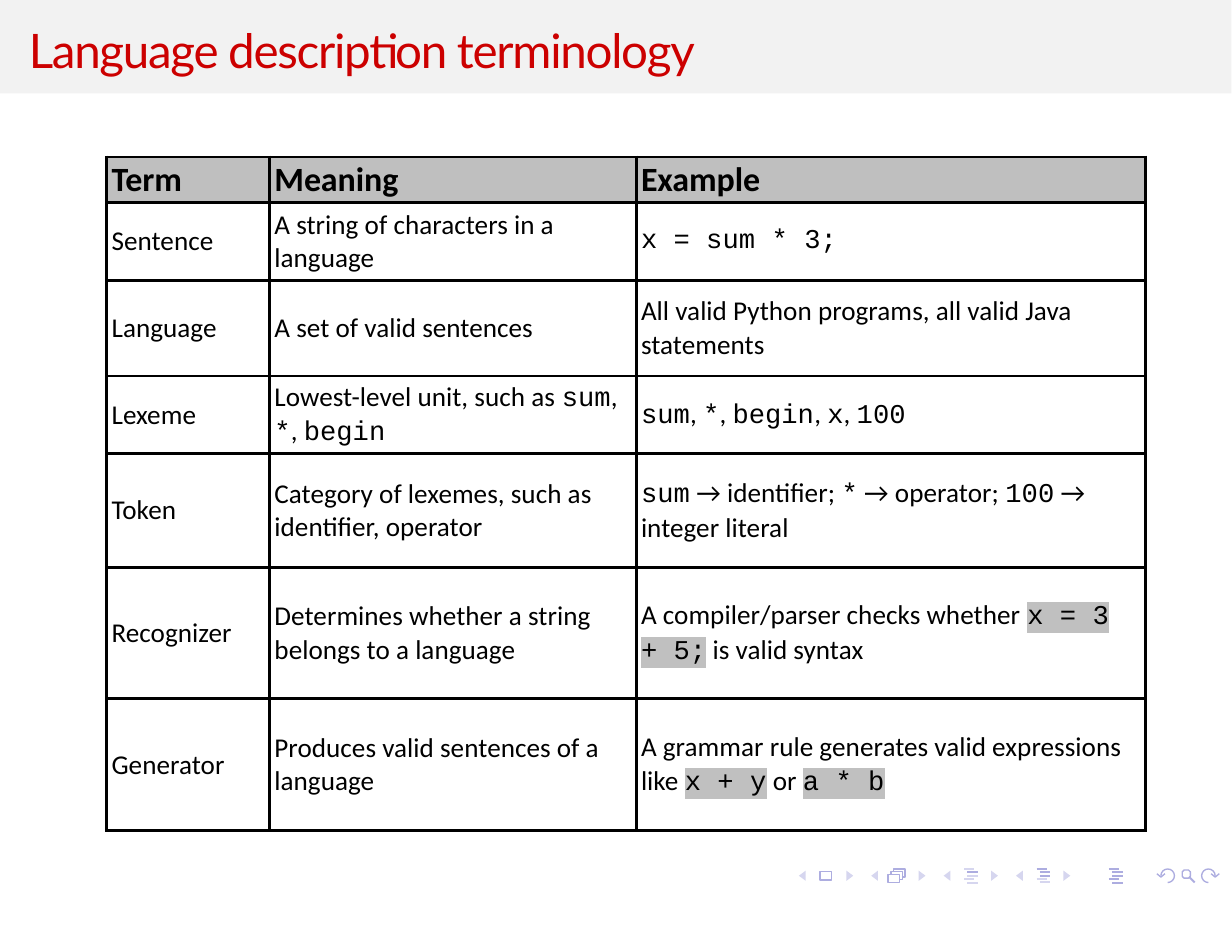
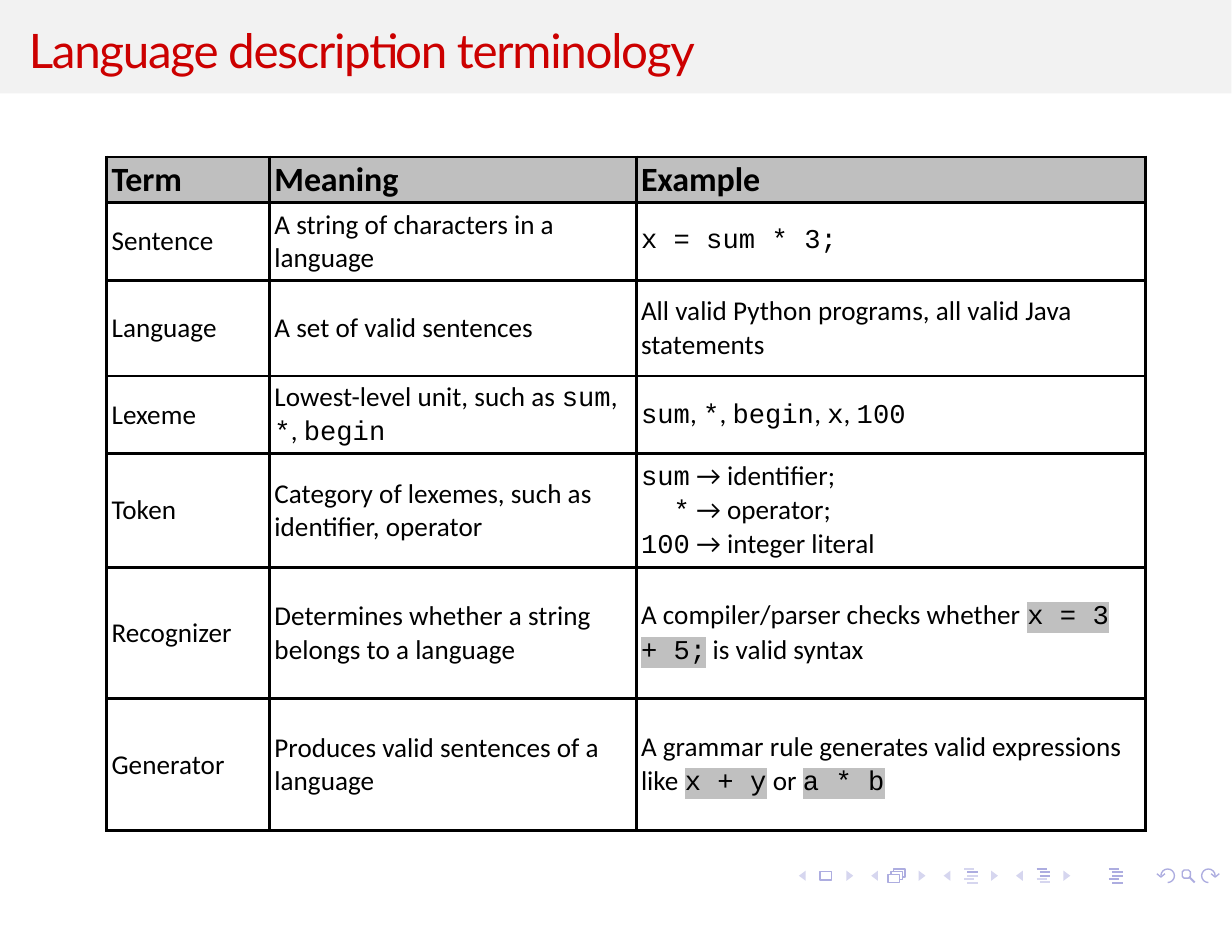
Before and after one commit to kevinsuo/kevinsuo.github.io, a slide deck: slide 4 of teaching/2026Summer/5070/Slides/8.pptx. Drawn at 1232x925 pixels with LibreOffice and Linux fonts; fonts in the diff are those of the drawing. Boxes give left, top, right and bottom in pixels: in the first picture for what was removed or moved away, otherwise in the second. Text is boxed around its words. In the diff, an @@ line names an element or a change of style, - is before the commit and + after.

```diff
--- a/teaching/2026Summer/5070/Slides/8.pptx
+++ b/teaching/2026Summer/5070/Slides/8.pptx
@@ table at <box>108,156,1146,831</box> @@
-row 5, column 3: sum → identifier; * → operator; 100 → integer literal
+row 5, column 3: sum → identifier; / * → operator; / 100 → integer literal
```
Also in this commit, not shown: 7 other slides changed, 1 other file.
